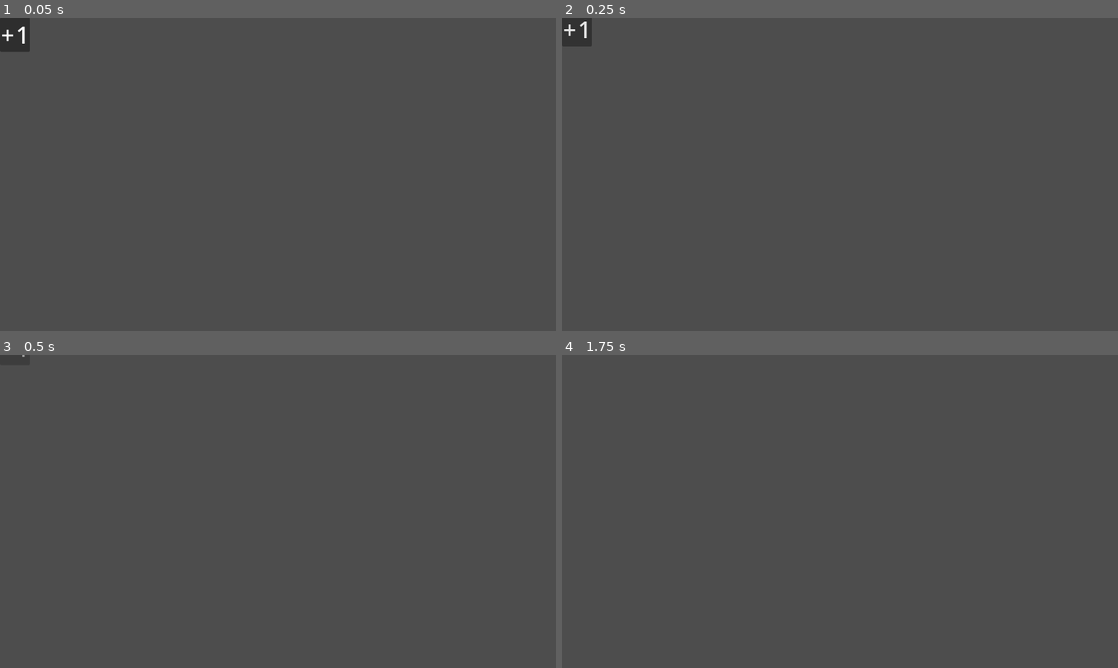
Above: before the commit, frames 1-4 (two rows, left to right).
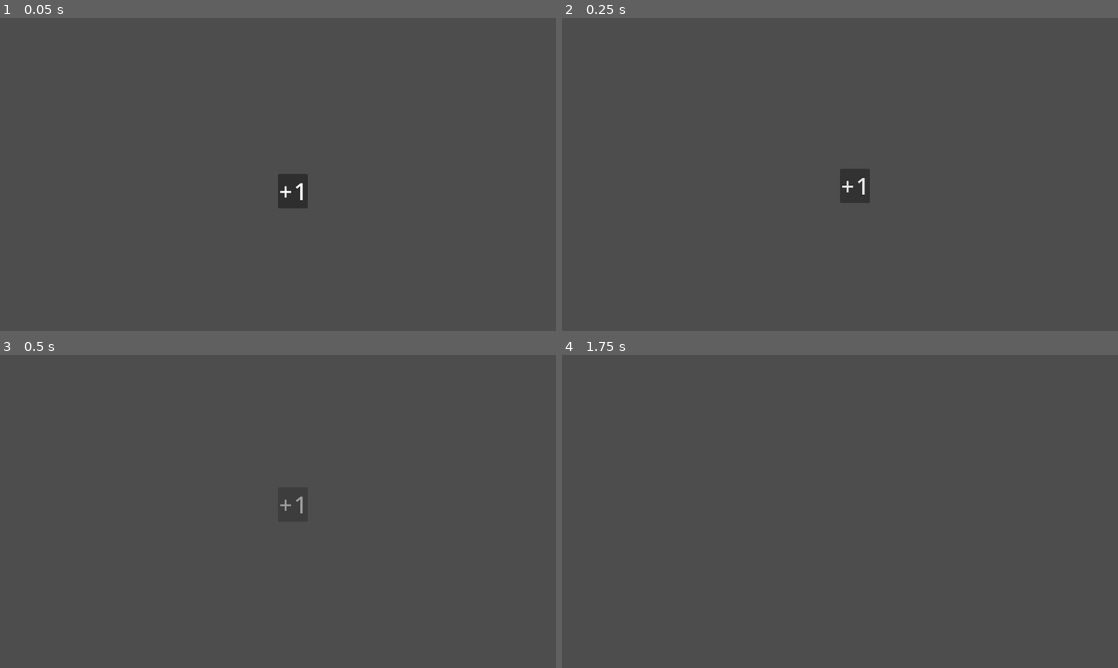
Above: after the commit, the same moments.

Repository: nuzcraft/trails-roads-rails
Game: Godot game, scene res://scenes/pop_up.tscn
Two runs of this game, one before a commit and one after it. Both use one fixed random seed, a clock stepped at 60 frames per second and the inputs below. This scene is started directly instead of the project's main scene.
Inputs (mouse positions are in pixels of both pictures, inside the frame that each line leads up to):
- Up to frame 1 (0.05 s): no input
- Up to frame 2 (0.25 s): no input
- Up to frame 3 (0.5 s): no input
- Up to frame 4 (1.75 s): move the mouse to (962, 495) at 0.52 s; click (962, 495) at 0.67 s; tap Enter at 1.25 s; move the mouse to (728, 527) at 1.27 s; click (728, 527) at 1.42 s

The runs differ from the first frame. In frame 1, 1.1% of the frame differs, in the area x 0-56%, y 0-61%; in frame 2, 1.0%; in frame 3, less than 0.1%; in frame 4, nothing differs.

Commit message:
working on combo

Diff:
--- a/scenes/card/card.gd
+++ b/scenes/card/card.gd
@@ -10,6 +10,8 @@
 @export var connection_array: Array[String] = ["N", "S", "E", "W"]
 @export var nice_score: int
 @export var exciting_score: int
+@export var combo_score: int = 1
+
 @export var forest_nice_modifier: int
 @export var forest_exciting_modifier: int
 
--- a/scenes/main.gd
+++ b/scenes/main.gd
@@ -206,7 +206,7 @@
 	total_score = 0
 	nice_score = 1
 	exciting_score = 1
-	var combo = 0
+	var combo = 1
 	for i in path.size():
 		if cards_in_play.has(path[i]):
 			#print("%d, %d is worth %d nice points" % [pos.x, pos.y, cards_in_play[pos].nice_score])
@@ -232,8 +232,12 @@
 				var card: Card = cards_in_play[path[i]]
 				if prev_card.type == card.type:
 					combo += 1
-				else: combo = 0
+				else: combo = 1
 				print("combo is %d" % combo)
+				var combo_mult = (combo / 3) * card.combo_score
+				print('combo mult is %d' % combo_mult)
+				if combo_mult > 0:
+					await score_popup("exciting", combo_mult, path[i])
 			#if cards_in
 	if total_score >= score_needed:
 		need_points_label.hide()
@@ -250,7 +254,7 @@
 		"exciting": pop.mod = KenneyColors.RED
 		_: pop.mod = KenneyColors.GREEN
 	sub_viewport_container.add_child(pop)
-	pop.position = pos * 16 * 3 #+ Vector2(16, -16)
+	pop.position = pos * 16 * 3
 	await get_tree().create_timer(0.4).timeout
 	match type:
 		"nice": nice_score += amount
--- a/scenes/main.tscn
+++ b/scenes/main.tscn
@@ -107,7 +107,7 @@
 tile_set = ExtResource("1_ow657")
 
 [node name="GridCursor" parent="Control/SubViewportContainer/SubViewport" instance=ExtResource("2_7h2p8")]
-position = Vector2(1144, 280)
+position = Vector2(824, 344)
 
 [node name="SubViewport2" type="SubViewport" parent="Control/SubViewportContainer"]
 transparent_bg = true
--- a/scenes/pop_up.tscn
+++ b/scenes/pop_up.tscn
@@ -71,17 +71,26 @@
 
 [node name="PopUp" type="Control"]
 layout_mode = 3
-anchors_preset = 15
-anchor_right = 1.0
-anchor_bottom = 1.0
+anchors_preset = 8
+anchor_left = 0.5
+anchor_top = 0.5
+anchor_right = 0.5
+anchor_bottom = 0.5
 grow_horizontal = 2
 grow_vertical = 2
 script = ExtResource("1_p2lnp")
 
 [node name="PanelContainer" type="PanelContainer" parent="."]
-layout_mode = 0
+layout_mode = 1
+anchors_preset = 8
+anchor_left = 0.5
+anchor_top = 0.5
+anchor_right = 0.5
+anchor_bottom = 0.5
 offset_right = 62.0
 offset_bottom = 71.0
+grow_horizontal = 2
+grow_vertical = 2
 
 [node name="MarginContainer" type="MarginContainer" parent="PanelContainer"]
 layout_mode = 2
